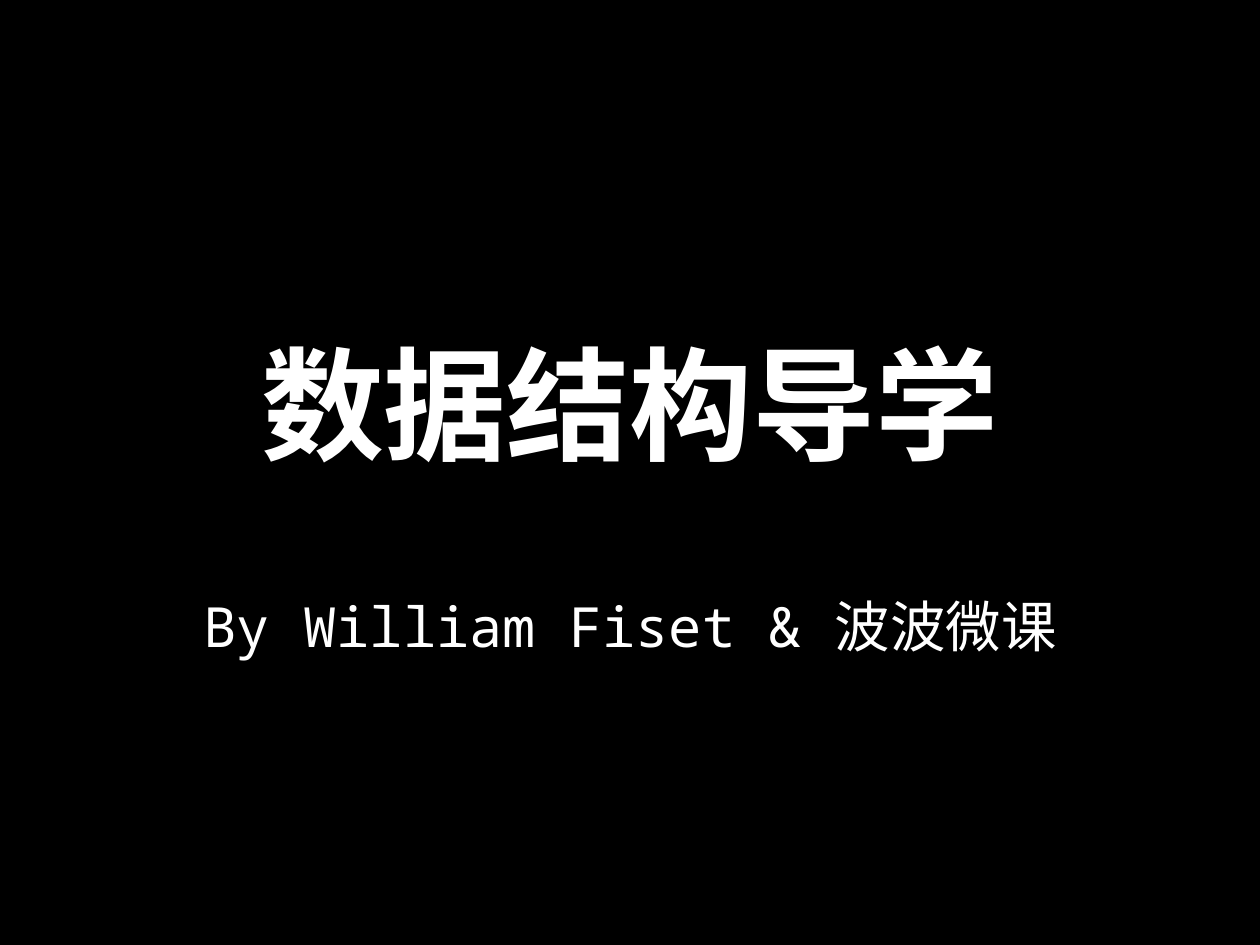
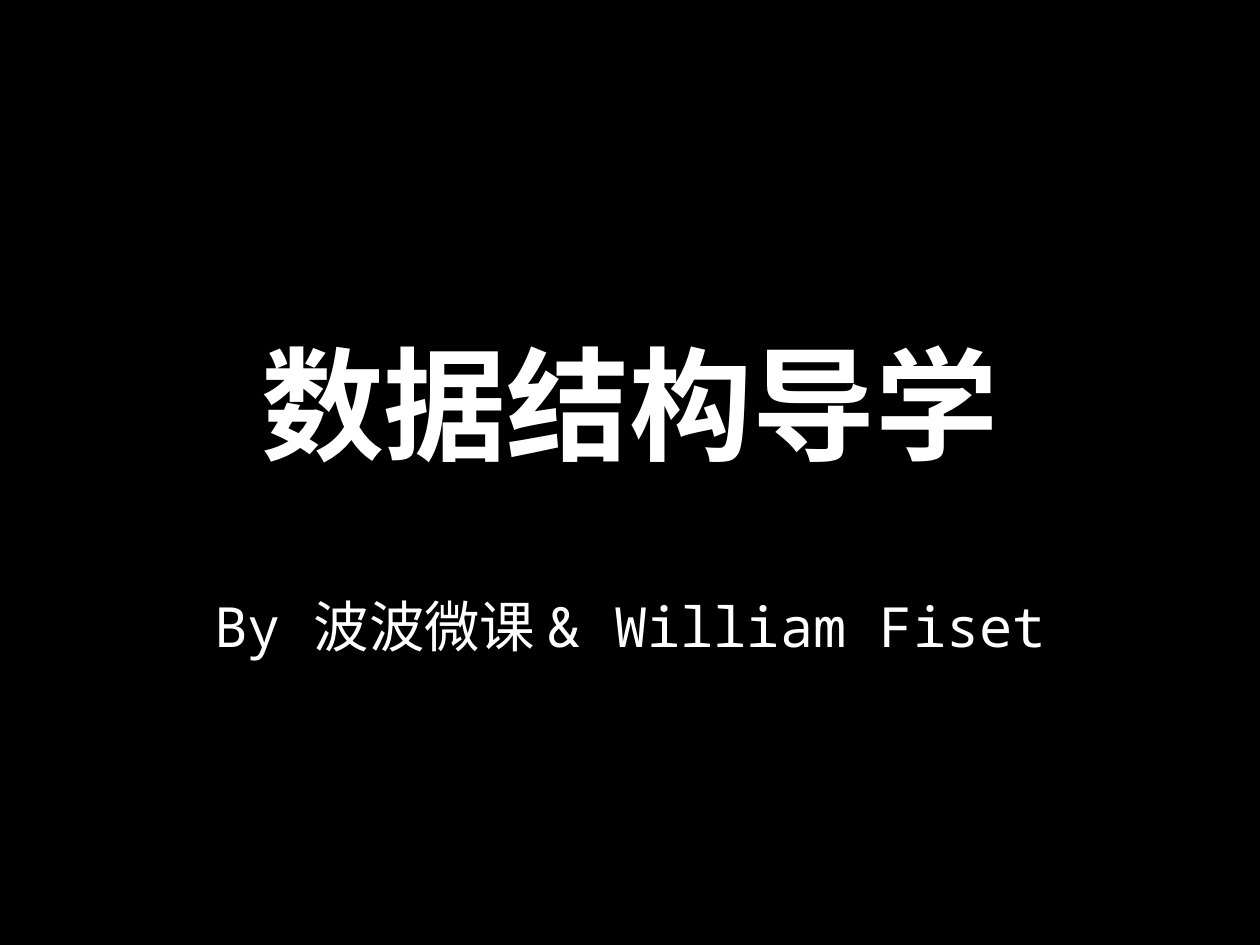
Before and after one commit to spring2go/Algorithms, a slide deck: slide 1 of slides/datastructures/ds_intro_slides.pptx. Drawn at 1260x945 pixels with LibreOffice and Linux fonts; fonts in the diff are those of the drawing. Boxes give left, top, right and bottom in pixels: in the first picture for what was removed or moved away, otherwise in the second. Text is boxed around its words. In the diff, an @@ line names an element or a change of style, - is before the commit and + after.

```diff
--- a/slides/datastructures/ds_intro_slides.pptx
+++ b/slides/datastructures/ds_intro_slides.pptx
@@ subtitle at (x1=214, y1=600, x2=1046, y2=661): text changed @@
-By William Fiset & 波波微课
+By 波波微课 & William Fiset
```
Also in this commit, not shown: 9 other slides changed, 1 other file.
